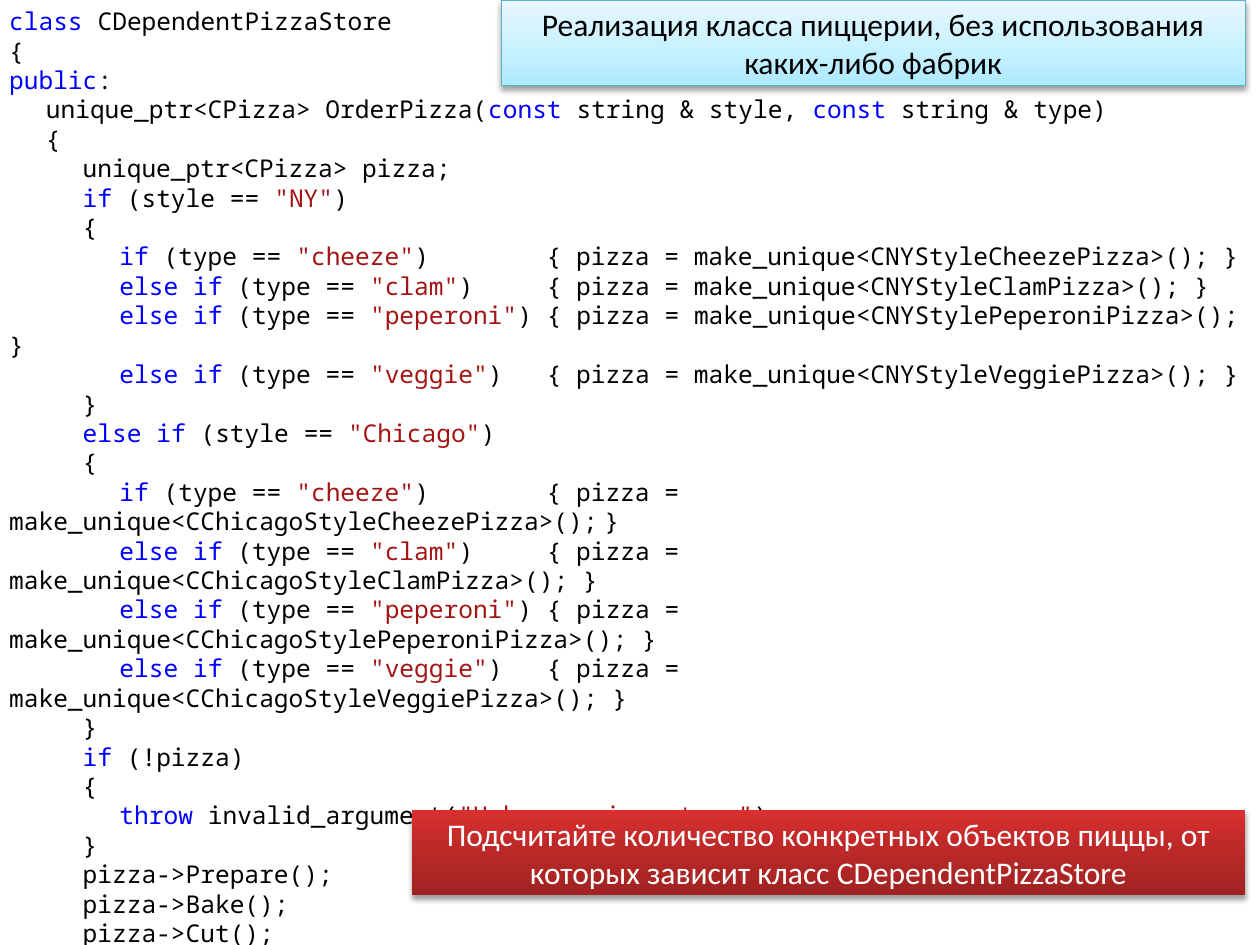
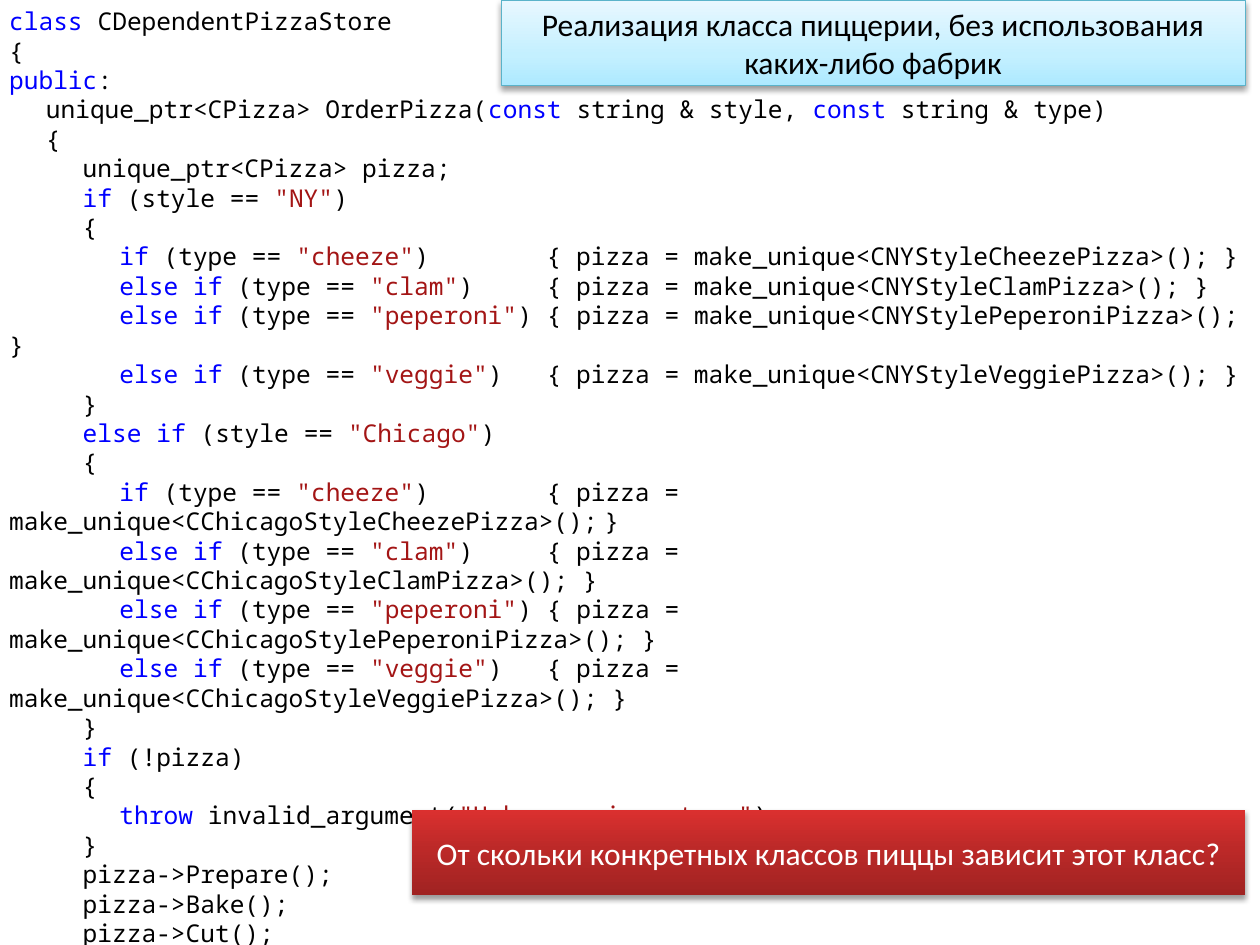
Before and after one commit to alexey-malov/ood, a slide deck: slide 32 of lectures/04.factory/factory.pptx. Drawn at 1260x945 pixels with LibreOffice and Linux fonts; fonts in the diff are those of the drawing. Boxes give left, top, right and bottom in pixels: in the first picture for what was removed or moved away, otherwise in the second. Text is boxed around its words. In the diff, an @@ line names an element or a change of style, - is before the commit and + after.

```diff
--- a/lectures/04.factory/factory.pptx
+++ b/lectures/04.factory/factory.pptx
@@ text in rectangle at [437,843,1220,870]: text changed @@
-Подсчитайте количество конкретных объектов пиццы, от которых зависит класс CDependentPizzaStore
+От скольки конкретных классов пиццы зависит этот класс?
```
Also in this commit, not shown: 3 other slides changed, 5 slides added, 2 other files.
